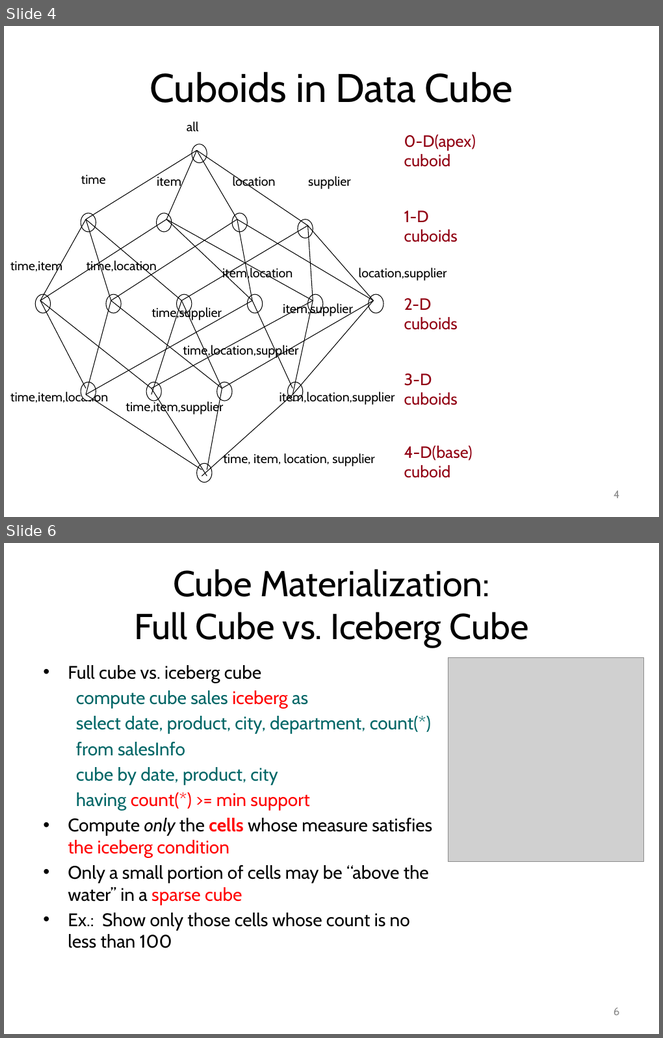
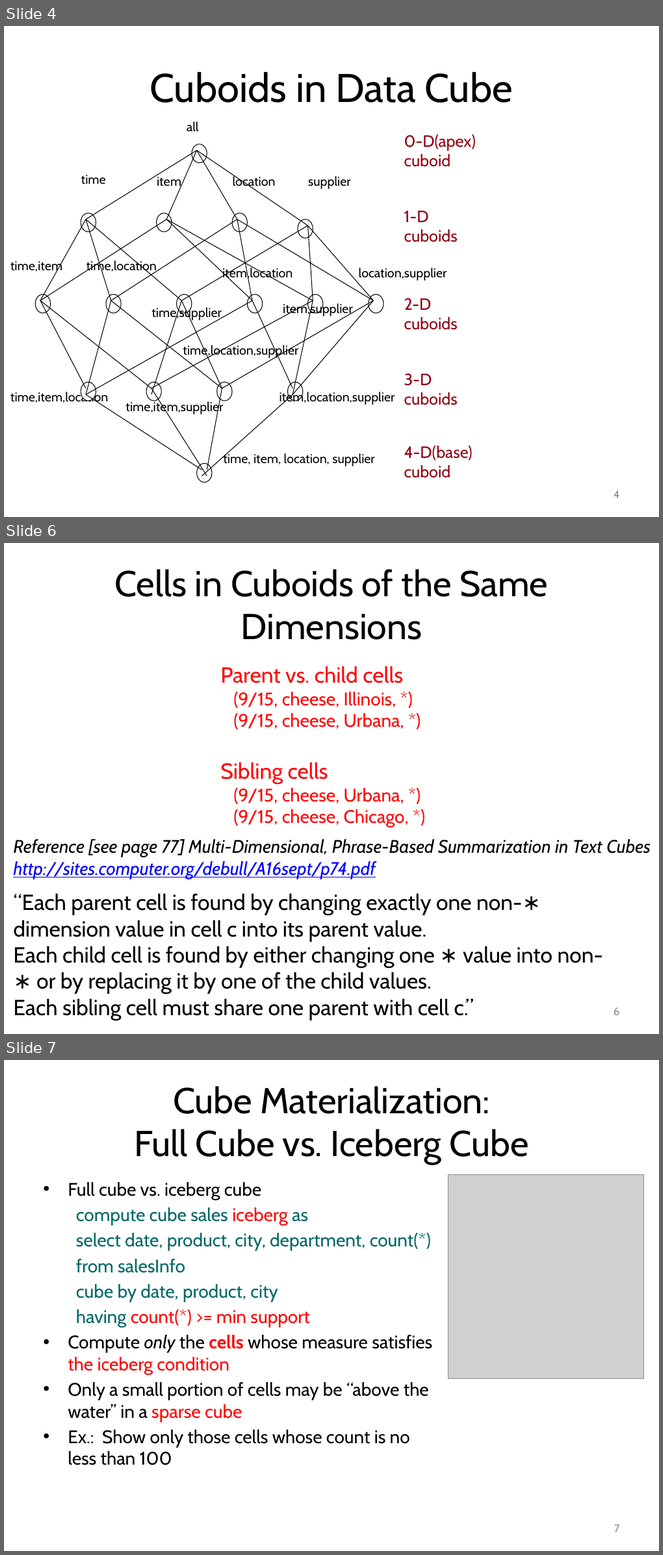
Before and after one commit to mjiang89/mjiang89.github.io, a slide deck: teaching/CS412Summer17-Chapter5.pptx. Shown one above the other, each under a label of ours: slides 4 and 6 before the commit, slides 4, 6 and 7 after it; the slides between them are not shown. The pictures are 663x1038 and 663x1555 pixels, drawn with LibreOffice and Linux fonts; fonts in the diff are those of the drawing; grey boxes stand for pictures. Boxes give left, top, right and bottom in pixels: in the first picture for what was removed or moved away, otherwise in the second. Text is boxed around its words. In the diff, an @@ line names an element or a change of style, - is before the commit and + after.

```diff
--- a/teaching/CS412Summer17-Chapter5.pptx
+++ b/teaching/CS412Summer17-Chapter5.pptx
@@ slide 6 added at (4, 543, 659, 1034), background #FFFFFF @@
@@ title added at (115, 569, 548, 640), 39.6 pt, text #000000 @@
+Cells in Cuboids of the Same Dimensions
@@ text added at (220, 666, 409, 828), 20 pt, text #FF0000 @@
+Parent vs. child cells
+(9/15, cheese, Illinois, *)
+(9/15, cheese, Urbana, *)
+Sibling cells
+(9/15, cheese, Urbana, *)
+(9/15, cheese, Chicago, *)
@@ text added at (13, 839, 651, 879), 20 pt, text #000000, italic @@
+Reference [see page 77] Multi-Dimensional, Phrase-Based Summarization in Text Cubes
+http://sites.computer.org/debull/A16sept/p74.pdf
@@ text added at (13, 893, 603, 1021), 24 pt, text #000000 @@
+“Each parent cell is found by changing exactly one non-∗ dimension value in cell c into its parent value.
+Each child cell is found by either changing one ∗ value into non-∗ or by replacing it by one of the child values.
+Each sibling cell must share one parent with cell c.”
@@ page number added at (614, 1008, 620, 1016), 12 pt, text #8C8C8C @@
+6
@@ what was slide 6 is now slide 7 @@
@@ page number at (614, 1525, 620, 1533): text changed @@
-6
+7
```
Also in this commit, not shown: 1 slide changed, 2 other files.
